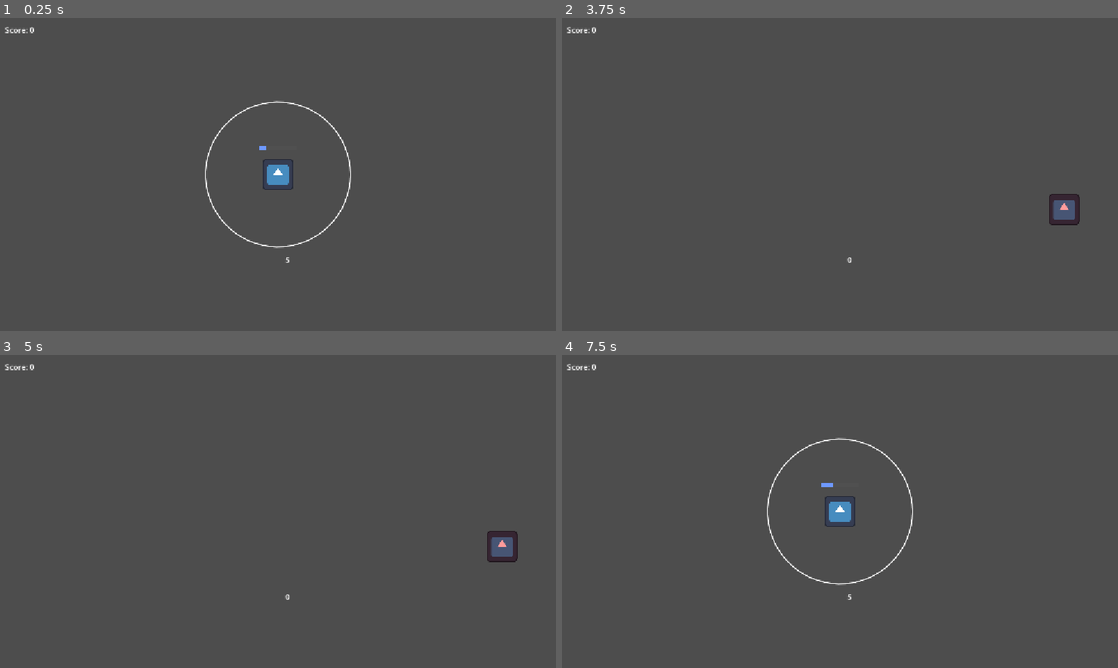
Above: before the commit, frames 1-4 (two rows, left to right).
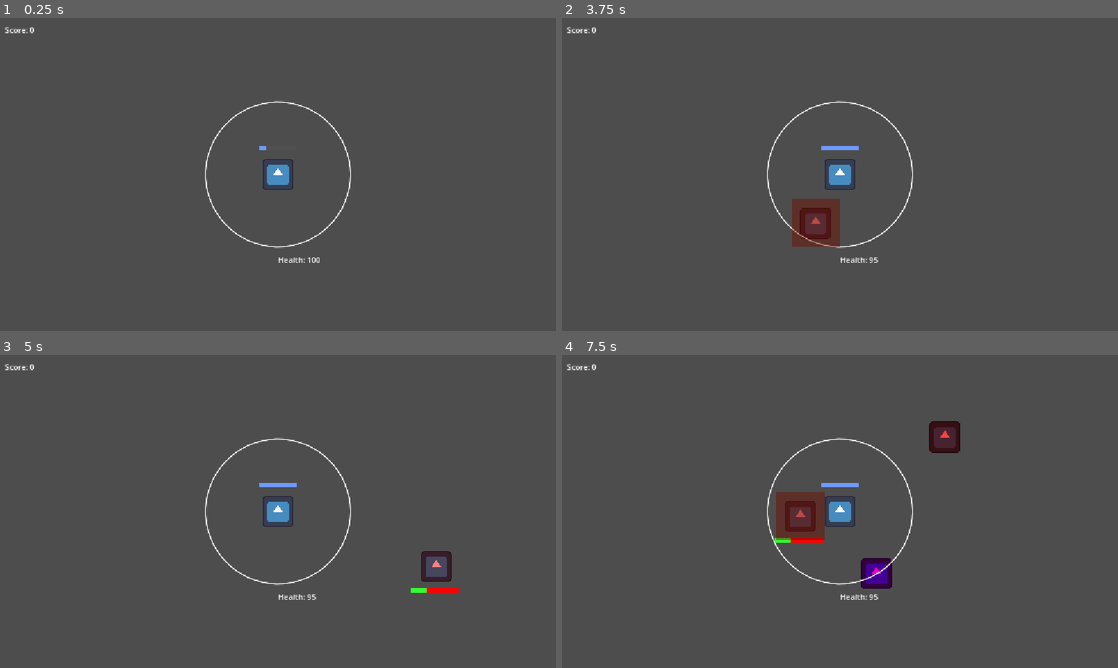
Above: after the commit, the same moments.

Repository: Enckripted/vampire-survivors-lite
Game: Godot game, scene res://game_scene.tscn
Two runs of this game, one before a commit and one after it. Both use one fixed random seed, a clock stepped at 60 frames per second and the inputs below. The engine's default icon, where the game draws it, is replaced by a stand-in: a white triangle on a blue panel in a dark square.
Inputs (mouse positions are in pixels of both pictures, inside the frame that each line leads up to):
- Up to frame 1 (0.25 s): no input
- Up to frame 2 (3.75 s): tap Enter at 0.5, 2 s; hold Right (ui_right) 0.53-1.28 s; tap Space at 1.25 s; hold Down (ui_down) 1.28-2.03 s; hold Right (ui_right) 2.03-2.78 s; hold Up (ui_up) 2.78-3.53 s; hold Left (ui_left) from 3.53 s (still down)
- Up to frame 3 (5 s): keep holding Left (ui_left)
- Up to frame 4 (7.5 s): release Left (ui_left) at 5.03 s; hold Down (ui_down) 5.03-5.75 s; click (840, 539) at 5.75 s, where only the run before the commit has a clickable "Play"; hold Right (ui_right) 6.53-7.28 s; hold Up (ui_up) from 7.28 s (still down)

The runs differ from the first frame. In frame 1, less than 0.1% of the frame differs, in the area x 50-58%, y 76-79%; in frame 2, 2.7%, in the area x 36-94%, y 26-79%; in frame 3, 1.9%; in frame 4, 2.7%.

Commit message:
chore: final polish

Diff:
--- a/entities/enemies/enemy_melee1.tscn
+++ b/entities/enemies/enemy_melee1.tscn
@@ -23,7 +23,7 @@
 knockback_decay = 1600
 
 [node name="Sprite2D" type="Sprite2D" parent="." unique_id=1967315049]
-modulate = Color(1, 0.60784316, 0.60784316, 1)
+modulate = Color(1, 0.5, 0.5, 1)
 scale = Vector2(0.5, 0.5)
 texture = ExtResource("2_qi2p4")
 script = SubResource("GDScript_i3pqv")
--- a/entities/enemies/enemy_melee2.tscn
+++ b/entities/enemies/enemy_melee2.tscn
@@ -25,7 +25,7 @@
 knockback_decay = 1600
 
 [node name="Sprite2D" type="Sprite2D" parent="." unique_id=1967315049]
-modulate = Color(1, 0.45, 0.45, 1)
+modulate = Color(1, 0.25, 0.25, 1)
 scale = Vector2(0.5, 0.5)
 texture = ExtResource("3_l13wo")
 script = SubResource("GDScript_i3pqv")
--- a/entities/enemies/enemy_melee3.tscn
+++ b/entities/enemies/enemy_melee3.tscn
@@ -25,7 +25,7 @@
 knockback_decay = 1600
 
 [node name="Sprite2D" type="Sprite2D" parent="." unique_id=1967315049]
-modulate = Color(1, 0.45, 0.45, 1)
+modulate = Color(1, 0, 0, 1)
 scale = Vector2(0.5, 0.5)
 texture = ExtResource("3_nppib")
 script = SubResource("GDScript_i3pqv")
--- a/entities/enemies/enemy_wizard1.tscn
+++ b/entities/enemies/enemy_wizard1.tscn
@@ -16,7 +16,7 @@
 [sub_resource type="CircleShape2D" id="CircleShape2D_ty0te"]
 radius = 350.0
 
-[node name="EnemyMelee1" type="CharacterBody2D" unique_id=1339468578]
+[node name="EnemyWizard1" type="CharacterBody2D" unique_id=1339468578]
 collision_layer = 2
 script = ExtResource("1_fsd1p")
 charge_time_secs = 2
@@ -27,7 +27,7 @@
 knockback_decay = 1600
 
 [node name="Sprite2D" type="Sprite2D" parent="." unique_id=1967315049]
-modulate = Color(1, 0.60784316, 0.60784316, 1)
+modulate = Color(0.9372549, 0, 0.7764706, 1)
 scale = Vector2(0.5, 0.5)
 texture = ExtResource("3_yur0w")
 script = SubResource("GDScript_i3pqv")
--- a/entities/player.tscn
+++ b/entities/player.tscn
@@ -29,7 +29,6 @@
 script = ExtResource("1_onrkg")
 attack_knockback = 400
 sword_attack = ExtResource("2_e4p34")
-max_health = 5
 immunity_time = 1.0
 knockback_decay = 1600
 move_while_knocked = true
--- a/ui/game_ui.gd
+++ b/ui/game_ui.gd
@@ -8,5 +8,5 @@
 @onready var score_text = $ScoreText as Label
 
 func _process(_delta: float) -> void:
-	health_text.text = str(player.health) if player != null else "0"
+	health_text.text = "Health: %s" % (str(player.health) if player != null else "0")
 	score_text.text = "Score: %s" % str(game_state.score)
